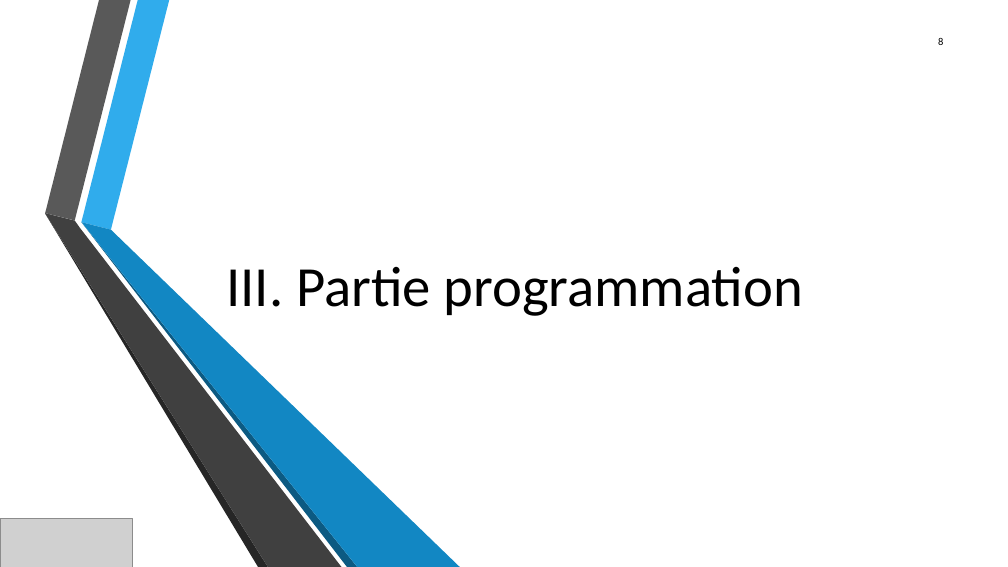
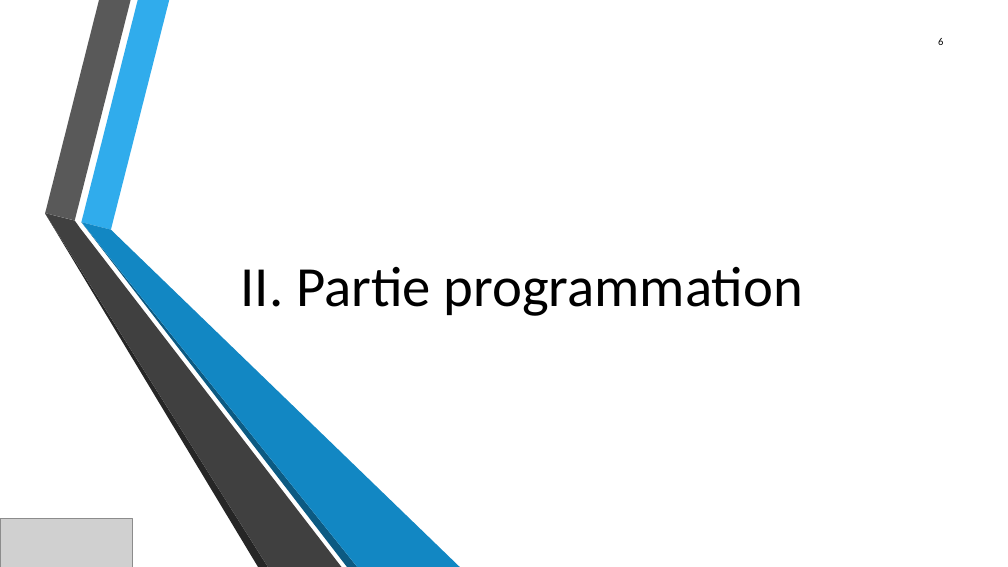
Before and after one commit to JeanSOUDIER/Bas-Niveau, a slide deck: slide 6 of Projet électif.pptx (slide 8 before the commit). Drawn at 1008x567 pixels with LibreOffice and Linux fonts; fonts in the diff are those of the drawing; grey boxes stand for pictures; background and template pictures are left out. Boxes give left, top, right and bottom in pixels: in the first picture for what was removed or moved away, otherwise in the second. Text is boxed around its words. In the diff, an @@ line names an element or a change of style, - is before the commit and + after.

```diff
--- a/Projet électif.pptx
+++ b/Projet électif.pptx
@@ title at (241,267,803,316): text changed @@
-III. Partie programmation
+II. Partie programmation
```
Also in this commit, not shown: 5 other slides changed, 5 slides added, 6 slides removed.
